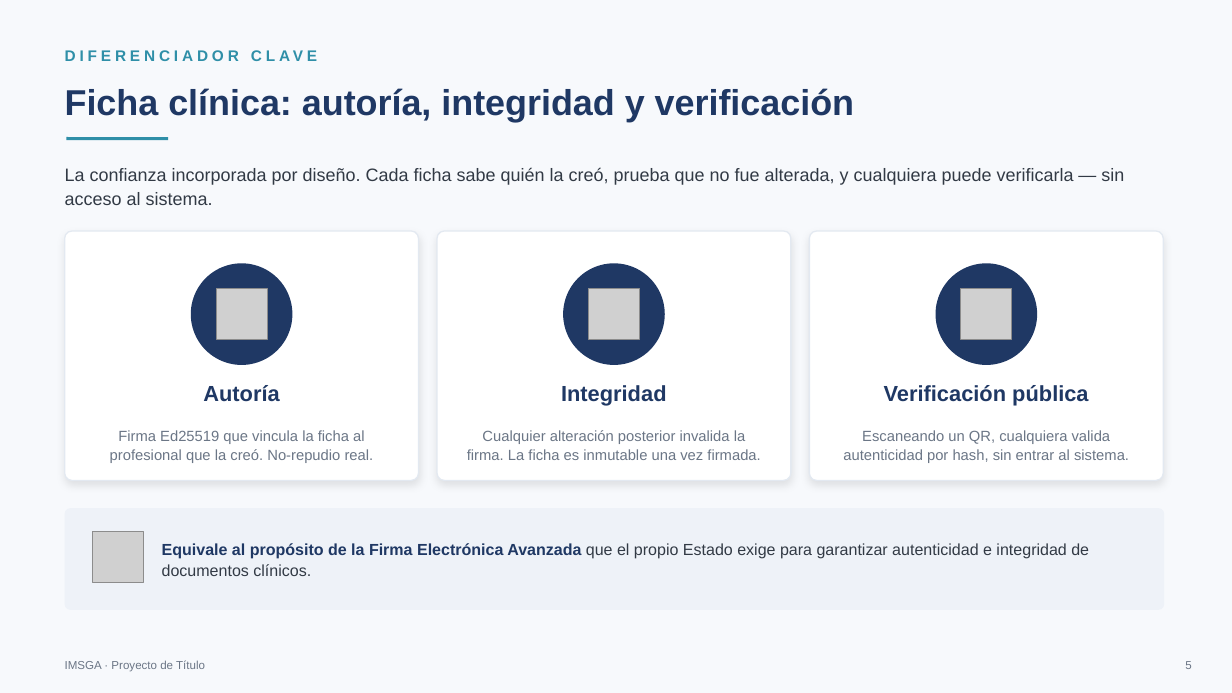
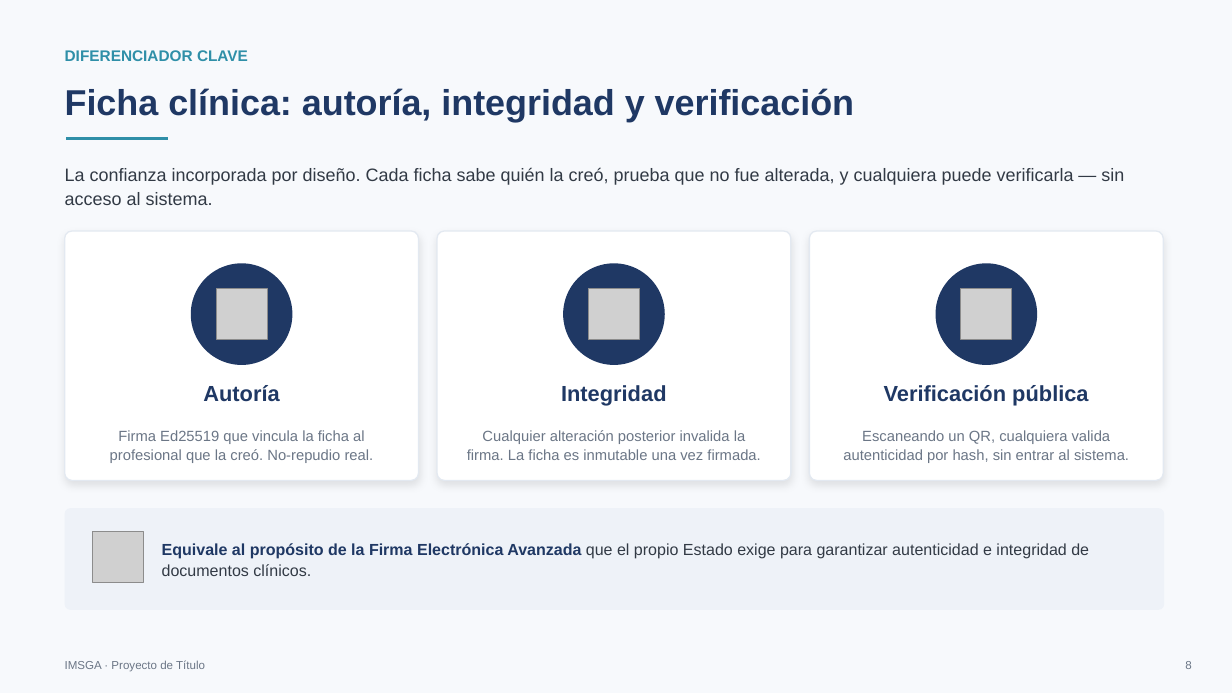
Before and after one commit to pascal-coloma/Grupo03_TPY1101_001D, a slide deck: slide 7 of documentacion/IMSGA-Presentacion.pptx (slide 5 before the commit). Drawn at 1232x693 pixels with LibreOffice and Linux fonts; fonts in the diff are those of the drawing; grey boxes stand for pictures. Boxes give left, top, right and bottom in pixels: in the first picture for what was removed or moved away, otherwise in the second. Text is boxed around its words. In the diff, an @@ line names an element or a change of style, - is before the commit and + after.

```diff
--- a/documentacion/IMSGA-Presentacion.pptx
+++ b/documentacion/IMSGA-Presentacion.pptx
@@ text "DIFERENCIADOR CLAVE" at <box>65,50,248,61</box>: letter spacing 3 to 0 pt @@
```
Also in this commit, not shown: 5 other slides changed, 4 slides added, 4 slides removed, 4 other files.
